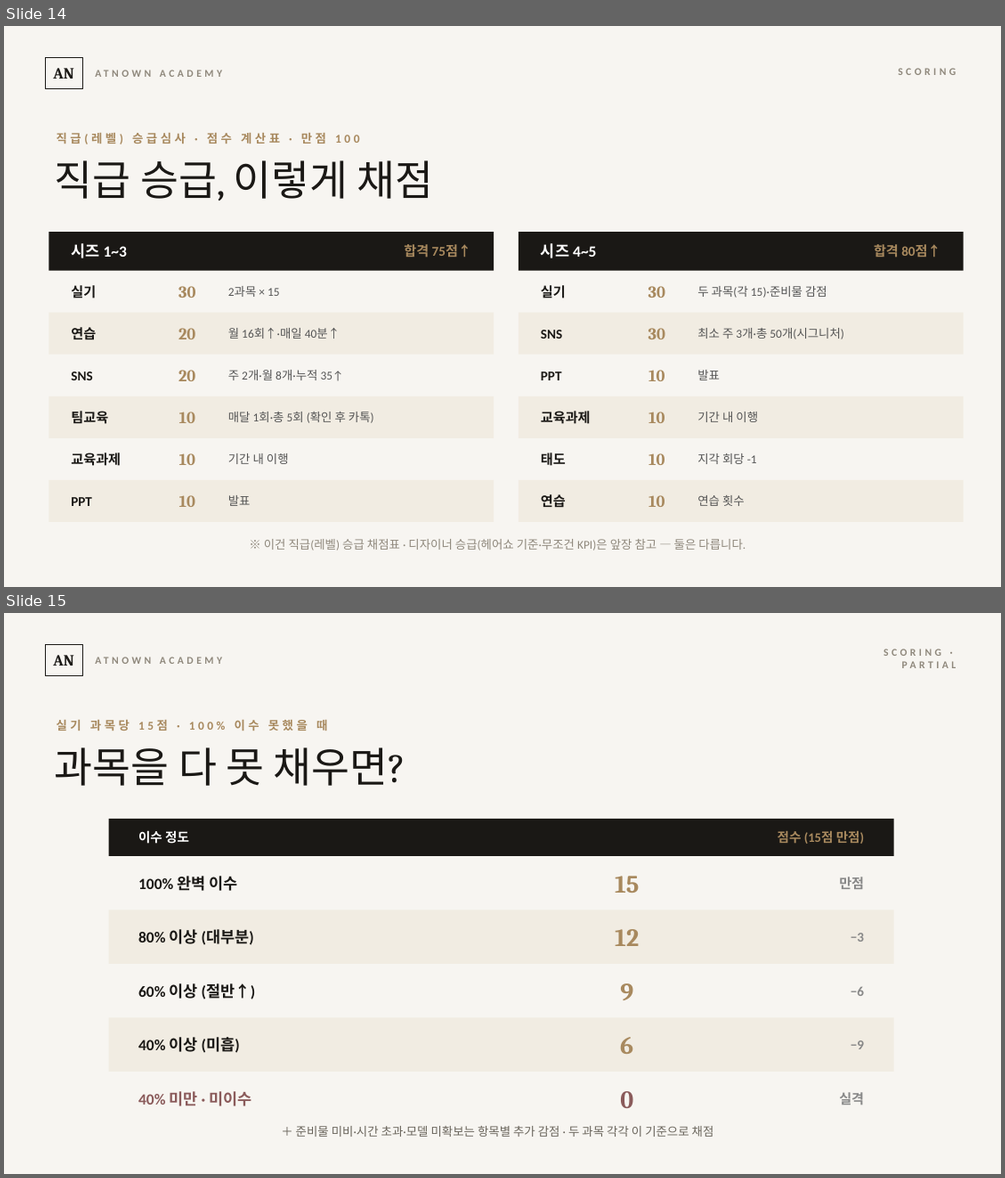
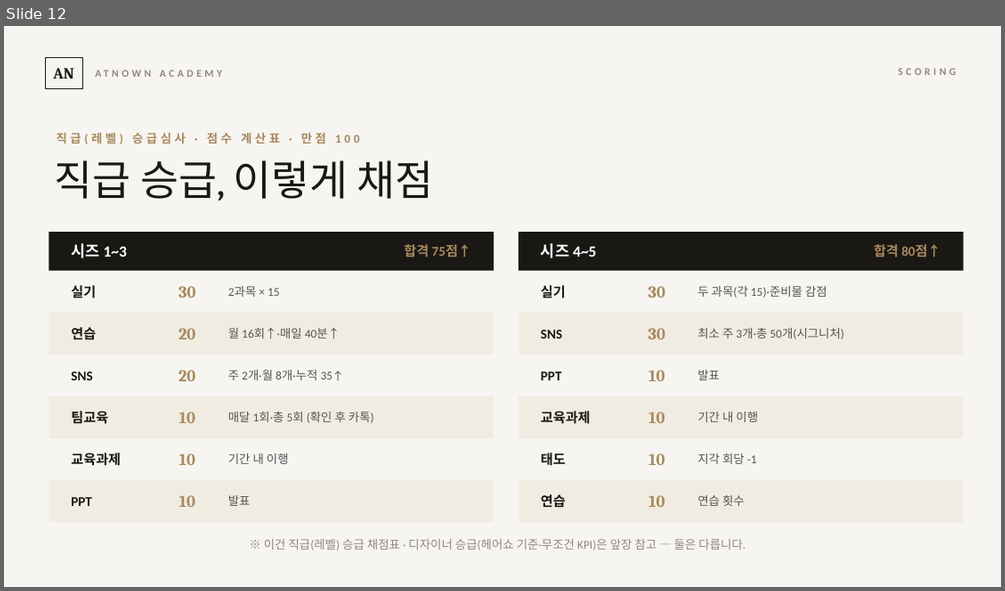
Before and after one commit to cksghrj22-bot/-, a slide deck: content/교육/2026-07-23_교육시스템_정본/시즈_오리엔테이션.pptx. Shown one above the other, each under a label of ours: slides 14 and 15 before the commit, slide 12 after it. The pictures are 1005x1178 and 1005x591 pixels, drawn with LibreOffice and Linux fonts; fonts in the diff are those of the drawing. Boxes give left, top, right and bottom in pixels: in the first picture for what was removed or moved away, otherwise in the second. Text is boxed around its words. In the diff, an @@ line names an element or a change of style, - is before the commit and + after.

```diff
--- a/content/교육/2026-07-23_교육시스템_정본/시즈_오리엔테이션.pptx
+++ b/content/교육/2026-07-23_교육시스템_정본/시즈_오리엔테이션.pptx
@@ slide 15 removed at bbox=[4, 613, 1001, 1174], background #F7F5F1 @@
@@ rectangle removed at bbox=[45, 644, 82, 676] @@
-AN
@@ text removed at bbox=[88, 644, 387, 676] @@
-ATNOWN ACADEMY
@@ text removed at bbox=[883, 649, 941, 656] @@
-SCORING · PARTIAL
@@ text removed at bbox=[57, 720, 327, 730] @@
-실기 과목당 15점 · 100% 이수 못했을 때
@@ text removed at bbox=[55, 747, 405, 786] @@
-과목을 다 못 채우면?
@@ rectangle removed at bbox=[109, 819, 894, 856] @@
@@ text removed at bbox=[138, 830, 189, 844] @@
-이수 정도
@@ text removed at bbox=[777, 831, 864, 844] @@
-점수 (15점 만점)
@@ text removed at bbox=[138, 876, 238, 891] @@
-100% 완벽 이수
@@ text removed at bbox=[615, 876, 639, 892] @@
-15
@@ text removed at bbox=[839, 876, 864, 889] @@
-만점
@@ rectangle removed at bbox=[109, 910, 894, 964] @@
@@ text removed at bbox=[138, 929, 254, 945] @@
-80% 이상 (대부분)
@@ text removed at bbox=[615, 929, 639, 946] @@
-12
@@ text removed at bbox=[850, 933, 864, 941] @@
-−3
@@ text removed at bbox=[138, 983, 256, 999] @@
-60% 이상 (절반↑)
@@ text removed at bbox=[620, 983, 633, 1000] @@
-9
@@ text removed at bbox=[850, 987, 864, 996] @@
-−6
@@ rectangle removed at bbox=[109, 1018, 894, 1071] @@
@@ text removed at bbox=[138, 1037, 240, 1052] @@
-40% 이상 (미흡)
@@ text removed at bbox=[620, 1037, 633, 1054] @@
-6
@@ text removed at bbox=[850, 1040, 864, 1049] @@
-−9
@@ text removed at bbox=[138, 1091, 251, 1106] @@
-40% 미만 · 미이수
@@ text removed at bbox=[620, 1091, 633, 1108] @@
-0
@@ text removed at bbox=[839, 1092, 864, 1104] @@
-실격
@@ text removed at bbox=[296, 1126, 714, 1136] @@
-＋ 준비물 미비·시간 초과·모델 미확보는 항목별 추가 감점 · 두 과목 각각 이 기준으로 채점
@@ what was slide 14 is now slide 12 @@
```
Also in this commit, not shown: 2 other slides removed, 1 other file.
